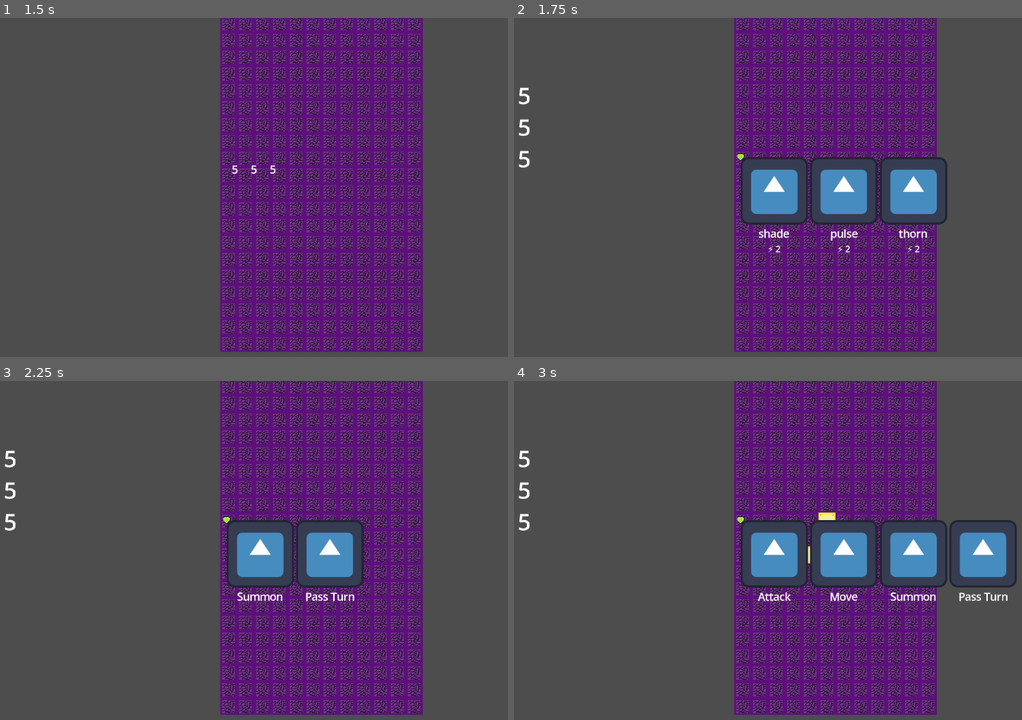
Above: before the commit, frames 1-4 (two rows, left to right).
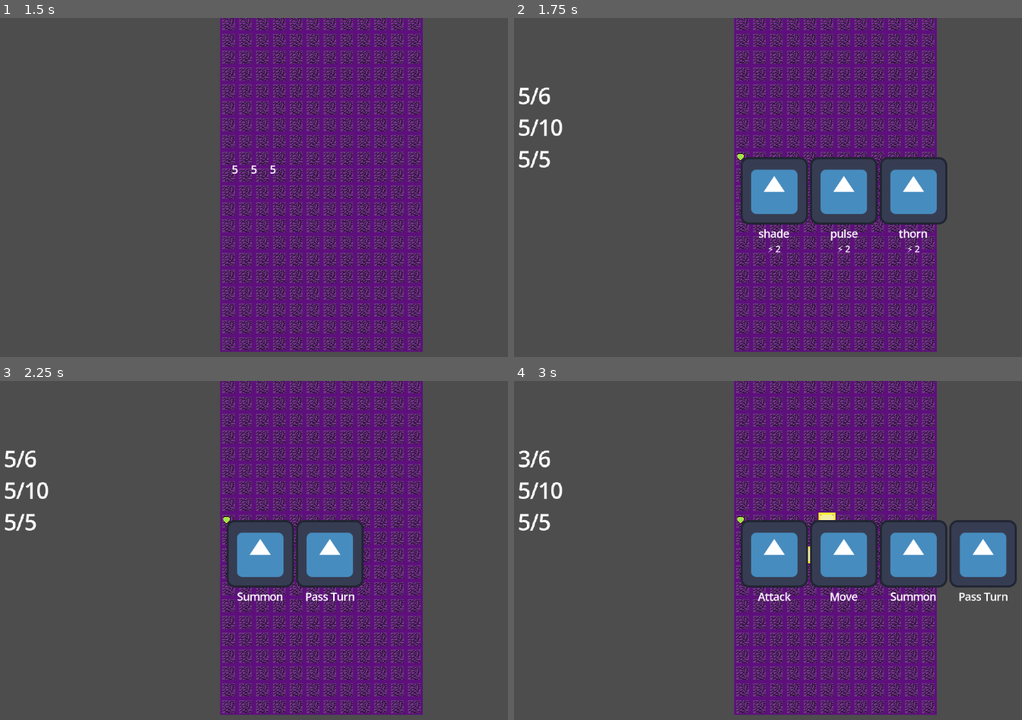
Above: after the commit, the same moments.

Repository: FueledByRage/dice-summons
Game: Godot game, scene res://src/scenes/table.tscn
The game is run twice, just before and just after one commit, with the same random seed, the same clock (stepped at 60 frames per second) and the same inputs. The project has no main scene, so this scene is started directly. The engine's default icon, where the game draws it, is replaced by a stand-in: a white triangle on a blue panel in a dark square.
Inputs (mouse positions are in pixels of both pictures, inside the frame that each line leads up to):
- Up to frame 1 (1.5 s): tap Enter (confirm) at 0.5, 1.25 s; move the mouse to (254, 255) at 0.52 s; hold Q (placing) 0.53-1.28 s; hold Right (move_right) from 0.53 s (still down); tap M (move) at 0.6 s; move the mouse to (467, 238) at 1.27 s; tap Q (placing) at 1.35 s
- Up to frame 2 (1.75 s): keep holding Right (move_right); tap Z (select) at 1.55 s
- Up to frame 3 (2.25 s): tap Enter (confirm) at 2 s; move the mouse to (101, 499) at 2.02 s; release Right (move_right) at 2.03 s; hold Left (move_left) from 2.03 s (still down); tap Z (select) at 2.1 s
- Up to frame 4 (3 s): keep holding Left (move_left); tap M (move) at 2.3 s; tap Enter (confirm) at 2.75, 2.85 s; move the mouse to (828, 550) at 2.77 s

Frame 1 is identical in both runs. In frame 2, 0.3% of the frame differs, in the area x 3-10%, y 20-45%; in frame 3, 0.3%; in frame 4, 0.4%, in the area x 0-79%, y 20-64%.
Error before the commit: Invalid access to property or key 'position' on a base object of type 'Nil'. (res://src/scripts/table.gd:266)
Error after the commit: Invalid access to property or key 'position' on a base object of type 'Nil'. (res://src/scripts/table.gd:273)

Commit message:
wip: changing points display

Diff:
--- a/src/scripts/UI/canvas_layer.gd
+++ b/src/scripts/UI/canvas_layer.gd
@@ -1,17 +1,33 @@
 extends CanvasLayer
 
+@onready var points_types = get_parent().Points;
 @onready var center = $center;
 @onready var points_display = $points;
 
 func set_points(points: Dictionary):
-	for point in points.values():
+	var keys = points.keys();
+	for key in keys:
+		var points_container = VBoxContainer.new()
+		points_container.name = points_types.keys()[key];
+
+		var point = points[key].value;
+		var maximum_point = points[key].maximum;
+
 		var label = Label.new()
+		label.add_theme_font_size_override("font_size", 40)
+		label.text = str(point) + "/" + str(maximum_point);
 
-		label.add_theme_font_size_override("font_size", 40)
+		points_container.add_child(label);
+		points_display.add_child(points_container);
 
-		label.text = str(point.value);
+func change_point(point_type, modifier):
+	var points_container = points_display.get_node(point_type);
+	var label : Label = points_container.get_child(0)
 
-		points_display.add_child(label);
+	var values = label.text.split("/")
+	var new_value = float(values[0]) + modifier
+
+	label.text = str(new_value) + "/" + str(values[1])
 
 func roll_dices(on_roll_completed):
 	var roll_controller = load("res://src/scenes/roll_controller.tscn").instantiate()
@@ -21,6 +37,7 @@
 
 	roll_controller.roll(on_roll_completed)
 
+#To - Do WRITE THE DICE LOGIC UPSTAIR
 func display_dices_menu(dices, on_selected):
 	var menu = load("res://src/scenes/UI/menu.tscn").instantiate()
 
--- a/src/scripts/services/points.gd
+++ b/src/scripts/services/points.gd
@@ -1,21 +1,17 @@
 extends Node
 
-enum Points {
-	SUMMON_POINTS,
-	MOVE_POINTS,
-	ENERGY_POINTS
-}
+@onready var points_types = get_parent().Points;
 
-var points = {
-	Points.SUMMON_POINTS: {
+@onready var points = {
+	points_types.SUMMON_POINTS: {
 		"value": 0,
 		"maximum": 6
 	},
-	Points.MOVE_POINTS: {
+	points_types.MOVE_POINTS: {
 		"value": 0,
 		"maximum": 10
 	},
-	Points.ENERGY_POINTS: {
+	points_types.ENERGY_POINTS: {
 		"value": 0,
 		"maximum": 5
 	}
@@ -24,25 +20,25 @@
 func get_all_points():
 	return points;
 
-func get_points(point_type: Points) -> int:
+func get_points(point_type) -> int:
 	return points[point_type]["value"]
 
-func get_max_points(point_type: Points) -> int:
+func get_max_points(point_type) -> int:
 	return points[point_type]["maximum"]
 
-func add_points(point_type: Points, amount: int) -> void:
+func add_points(point_type, amount: int) -> void:
 	points[point_type]["value"] = min(
 		points[point_type]["value"] + amount,
 		points[point_type]["maximum"]
 	)
 
-func remove_points(point_type: Points, amount: int) -> void:
+func remove_points(point_type, amount: int) -> void:
 	points[point_type]["value"] = max(
 		points[point_type]["value"] - amount,
 		0
 	)
 
-func set_points(point_type: Points, amount: int) -> void:
+func set_points(point_type, amount: int) -> void:
 	points[point_type]["value"] = clamp(
 		amount,
 		0,
@@ -50,6 +46,6 @@
 	)
 
 func add_all_points(summon: int, move: int, energy: int) -> void:
-	add_points(Points.SUMMON_POINTS, summon)
-	add_points(Points.MOVE_POINTS, move)
-	add_points(Points.ENERGY_POINTS, energy)
+	add_points(points_types.SUMMON_POINTS, summon)
+	add_points(points_types.MOVE_POINTS, move)
+	add_points(points_types.ENERGY_POINTS, energy)
--- a/src/scripts/table.gd
+++ b/src/scripts/table.gd
@@ -5,6 +5,12 @@
 
 # === Constantes e Enums ===
 enum States { ROLLING, DRAW_PHASE, SELECTING_SPELL, PLACING, IDLE, SELECTING, MOVING, ON_MOVING, CASTING_SPELL }
+
+enum Points {
+	SUMMON_POINTS,
+	MOVE_POINTS,
+	ENERGY_POINTS
+}
 
 # === Variáveis de Estado ===
 var state = States.IDLE
@@ -22,7 +28,6 @@
 @onready var dices_module = $dices_module
 @onready var camera = $Camera2D
 @onready var points_service = $points_service
-@onready var points_enum = points_service.Points
 @onready var canvas_layer = $CanvasLayer
 
 # =====================================================================
@@ -120,7 +125,7 @@
 	state = States.IDLE
 
 	var has_units = units.has_units()
-	var has_summon_points = points_service.get_points(points_enum.SUMMON_POINTS) > 0;
+	var has_summon_points = points_service.get_points(Points.SUMMON_POINTS) > 0;
 
 	var options = [
 		{
@@ -155,7 +160,9 @@
 func to_placing():
 	state = States.PLACING
 	table.placing(_to_idle)
-	points_service.remove_points(points_enum.SUMMON_POINTS, dice_on_hand["cost"])
+
+	points_service.remove_points(Points.SUMMON_POINTS, dice_on_hand["cost"])
+	canvas_layer.change_point("SUMMON_POINTS", -dice_on_hand["cost"])
 
 # =====================================================================
 # === FLUXO DE ATAQUE / FEITIÇO ======================================
@@ -212,7 +219,7 @@
 
 func _to_on_moving(selected_summon):
 	summon_on_move = selected_summon.value
-	var points_move = points_service.get_points(points_enum.MOVE_POINTS)
+	var points_move = points_service.get_points(Points.MOVE_POINTS)
 	targets = table.on_possible_moves(selected_summon, points_move).map(_position_to_option)
 
 	display_target_on_focus()
@@ -226,7 +233,7 @@
 	table.reset_possible_moves()
 	select_arrow.visible = false
 	summon_on_move = null
-	points_service.remove_points(points_enum.MOVE_POINTS, dice_on_hand["cost"])
+	points_service.remove_points(Points.MOVE_POINTS, dice_on_hand["cost"])
 	_to_idle()
 
 # =====================================================================
